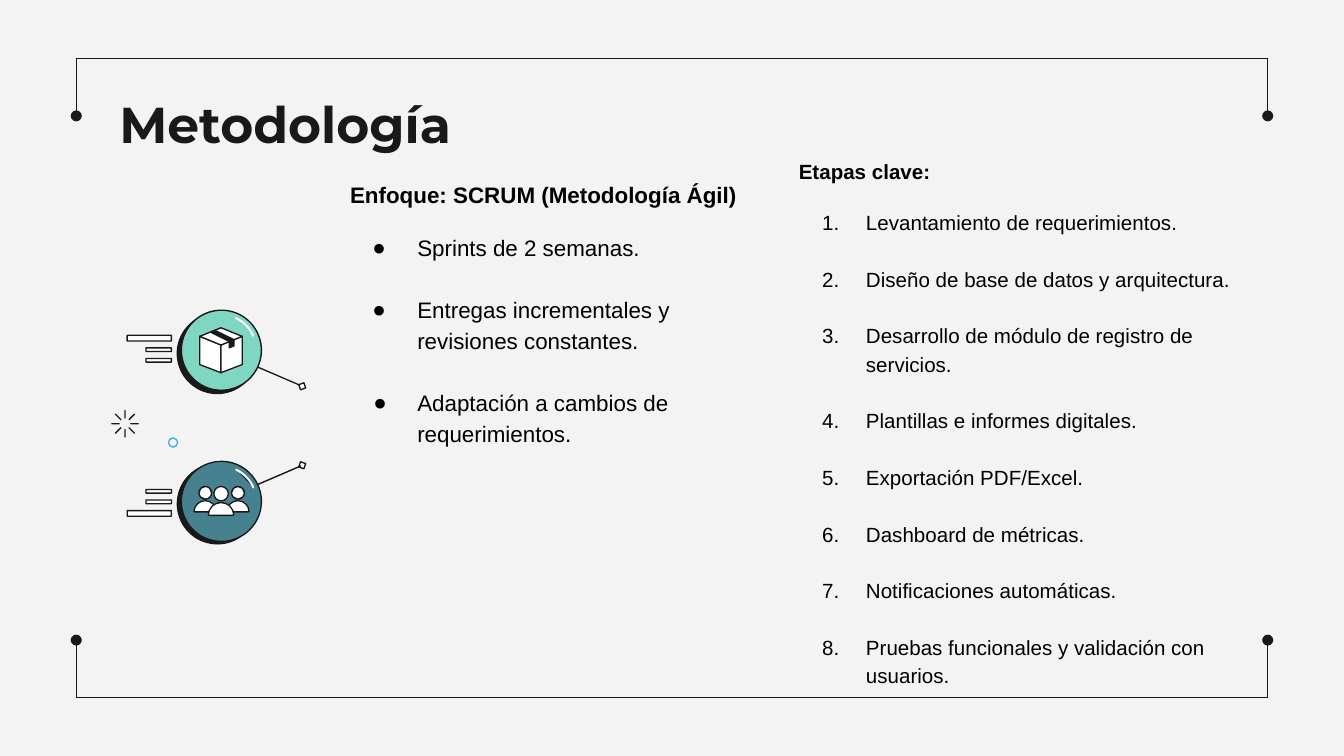
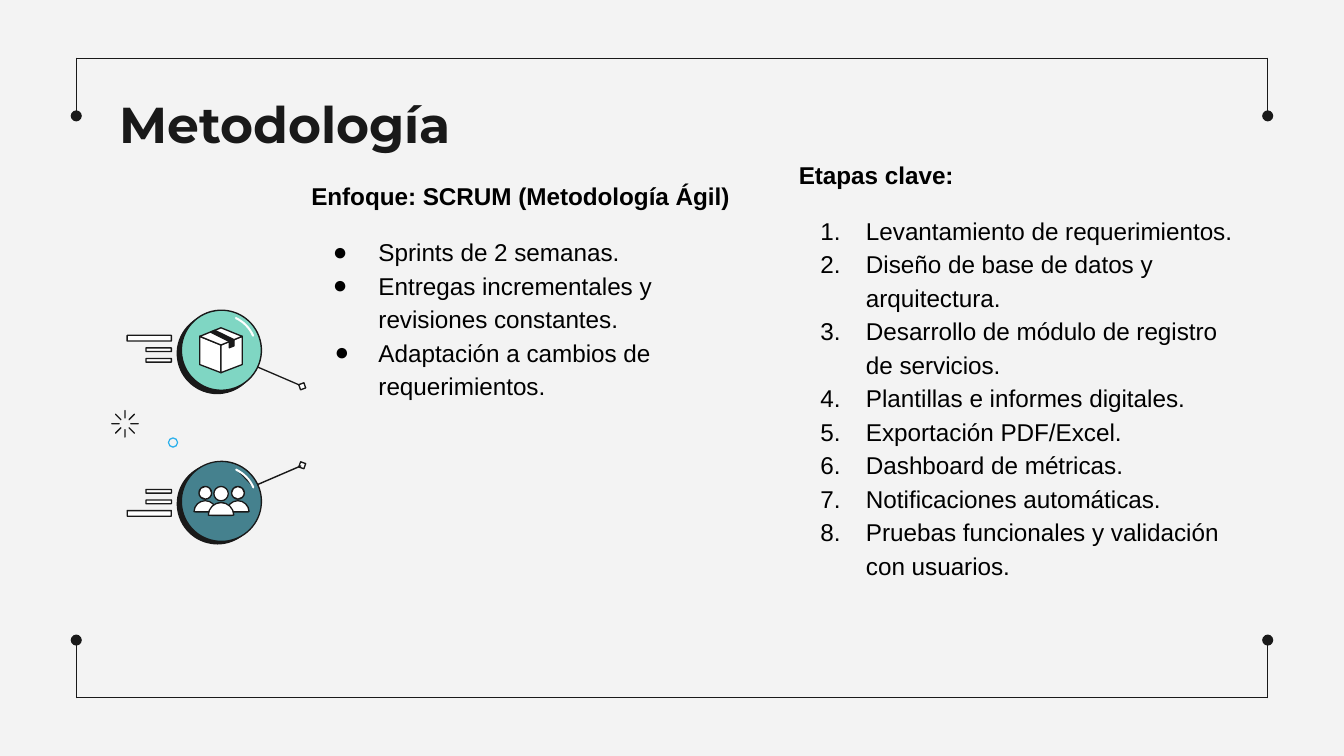
Before and after one commit to NitsugaXD/ReportaMas-, a slide deck: slide 9 of Fase 2/Evidencias Proyecto/PRESENTACION PROYECTO.pptx (slide 7 before the commit). Drawn at 1344x756 pixels with LibreOffice and Linux fonts; fonts in the diff are those of the drawing. Boxes give left, top, right and bottom in pixels: in the first picture for what was removed or moved away, otherwise in the second. Text is boxed around its words. In the diff, an @@ line names an element or a change of style, - is before the commit and + after.

```diff
--- a/Fase 2/Evidencias Proyecto/PRESENTACION PROYECTO.pptx
+++ b/Fase 2/Evidencias Proyecto/PRESENTACION PROYECTO.pptx
@@ text "Etapas clave:" at (x1=799, y1=166, x2=1232, y2=576): size 11 to 13 pt; indent changed @@
@@ subtitle "Enfoque: SCRUM (Metodología Ágil)" moved from (x1=350, y1=185, x2=737, y2=447) to (x1=311, y1=186, x2=730, y2=400) @@
@@ subtitle "Enfoque: SCRUM (Metodología Ágil)" at (x1=311, y1=186, x2=730, y2=400): size 12 to 13 pt; indent changed @@
```
Also in this commit, not shown: 7 other slides changed, 2 slides added, 2 slides removed, 14 other files.
